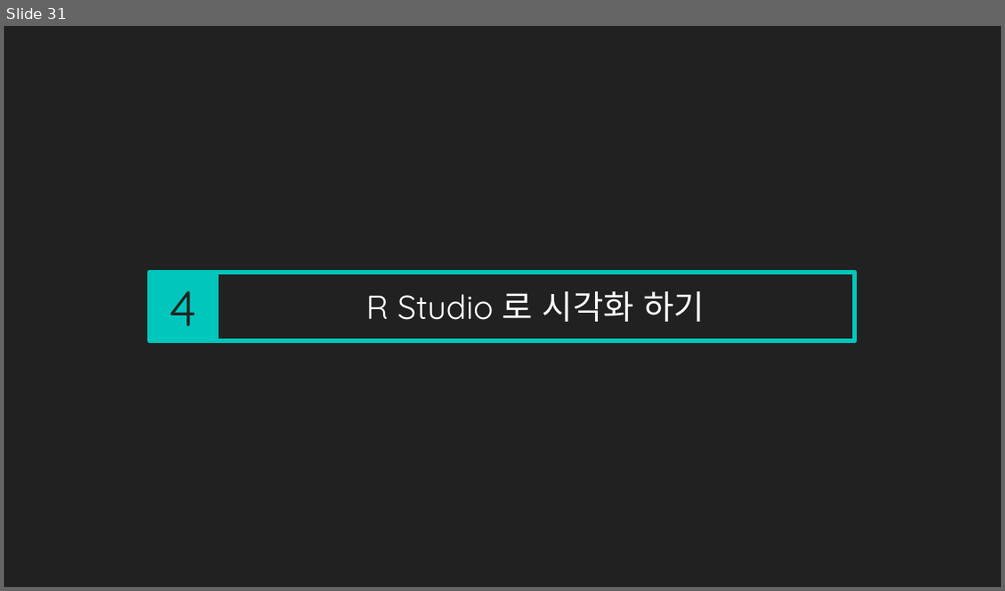
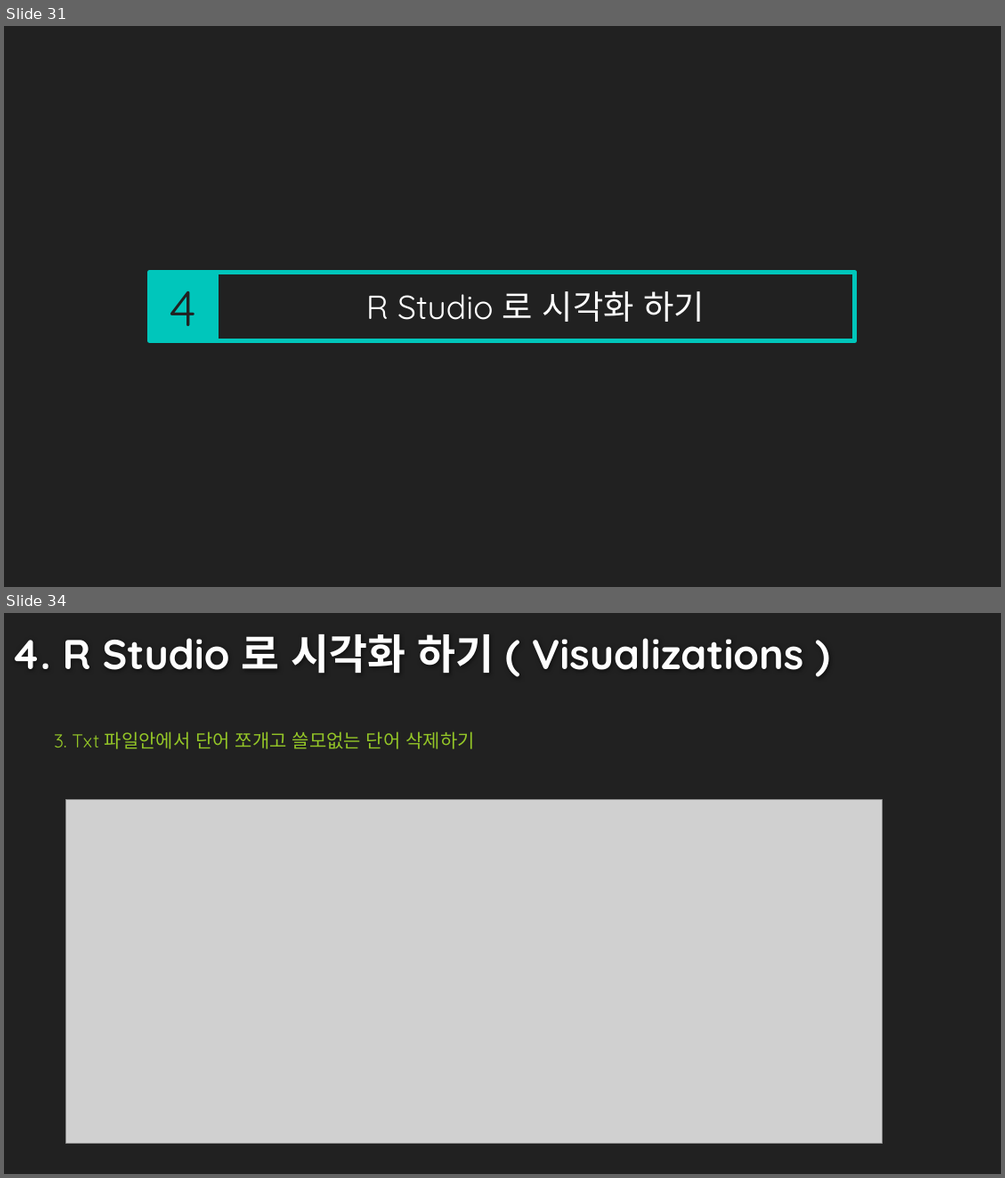
Before and after one commit to DevChorong/Web_Crawling_n_Visualizations, a slide deck: Web Crawling & Word Cloud.pptx. Shown one above the other, each under a label of ours: slide 31 before the commit, slides 31 and 34 after it; the slides between them are not shown. The pictures are 1005x591 and 1005x1178 pixels, drawn with LibreOffice and Linux fonts; fonts in the diff are those of the drawing; grey boxes stand for pictures; background and template pictures are left out. Boxes give left, top, right and bottom in pixels: in the first picture for what was removed or moved away, otherwise in the second. Text is boxed around its words. In the diff, an @@ line names an element or a change of style, - is before the commit and + after.

```diff
--- a/Web Crawling & Word Cloud.pptx
+++ b/Web Crawling & Word Cloud.pptx
@@ slide 34 added at <box>4,613,1001,1174</box>, background #212121 @@
@@ title added at <box>11,634,804,673</box>, 40 pt, text #FEFEFE, bold @@
+4. R Studio 로 시각화 하기 ( Visualizations )
@@ text added at <box>54,731,474,749</box>, 18 pt, text #94C627 @@
+3. Txt 파일안에서 단어 쪼개고 쓸모없는 단어 삭제하기
@@ picture added at <box>66,800,882,1144</box> @@
```
Also in this commit, not shown: 7 other slides added, 18 other files.
